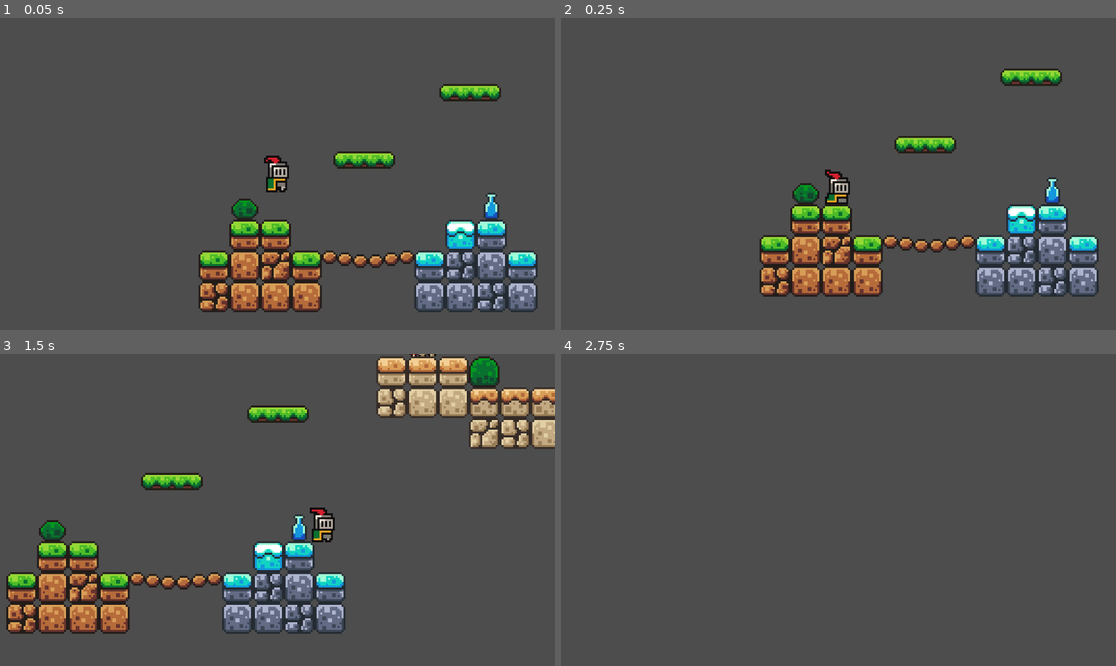
Above: before the commit, frames 1-4 (two rows, left to right).
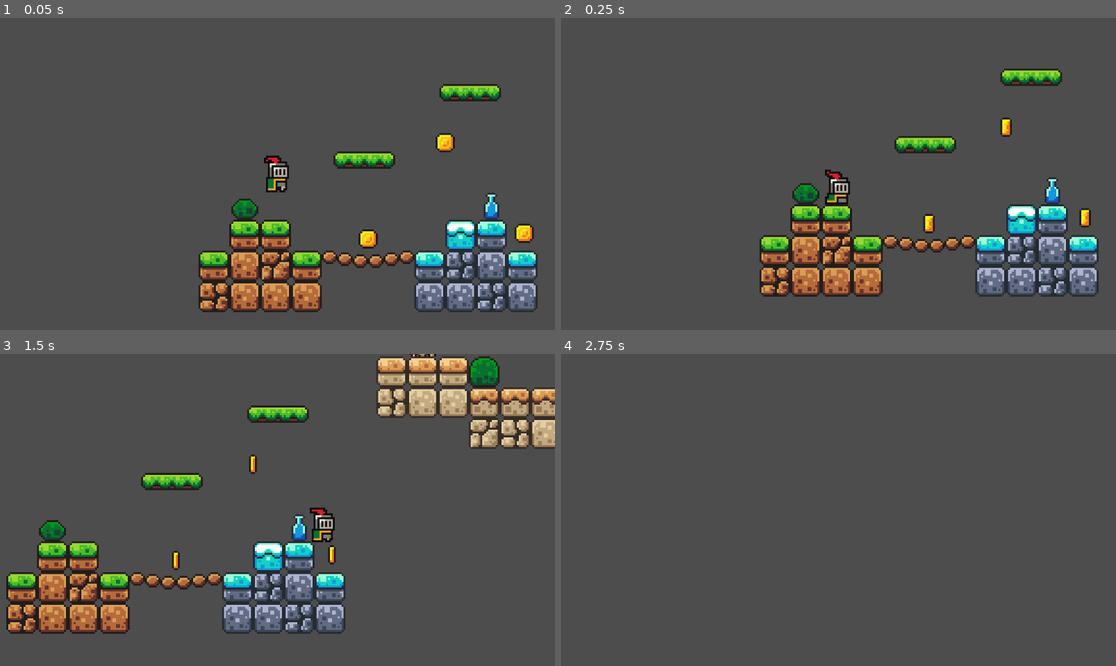
Above: after the commit, the same moments.

Repository: RunninglVlan/FirstGodotGame
Game: Godot game, scene res://scenes/game.tscn
Two runs of this game, one before a commit and one after it. Both use one fixed random seed, a clock stepped at 60 frames per second and the inputs below.
Inputs:
- Up to frame 1 (0.05 s): no input
- Up to frame 2 (0.25 s): no input
- Up to frame 3 (1.5 s): tap Enter (ui_accept) at 0.5, 0.77 s; hold Right (ui_right) from 0.53 s (still down)
- Up to frame 4 (2.75 s): tap Enter (ui_accept) at 1.52 s; release Right (ui_right) at 2.03 s; hold Left (ui_left) from 2.03 s (still down)

The runs differ from the first frame. In frame 1, 0.6% of the frame differs, in the area x 64-97%, y 36-74%; in frame 2, 0.4%; in frame 3, 0.2%; in frame 4, nothing differs.

Commit message:
feat: added collectable coins, they collide only with player
Player is now on physics layer 2

Diff:
--- /dev/null
+++ b/scenes/coin.tscn
@@ -0,0 +1,112 @@
+[gd_scene load_steps=17 format=3 uid="uid://de0e4rsgyofnk"]
+
+[ext_resource type="Script" path="res://scripts/coin.gd" id="1_0867x"]
+[ext_resource type="Texture2D" uid="uid://dk1v8byoldxrp" path="res://assets/sprites/coin.png" id="1_xreua"]
+
+[sub_resource type="AtlasTexture" id="AtlasTexture_sumr3"]
+atlas = ExtResource("1_xreua")
+region = Rect2(0, 0, 16, 16)
+
+[sub_resource type="AtlasTexture" id="AtlasTexture_l4e1x"]
+atlas = ExtResource("1_xreua")
+region = Rect2(16, 0, 16, 16)
+
+[sub_resource type="AtlasTexture" id="AtlasTexture_kcppr"]
+atlas = ExtResource("1_xreua")
+region = Rect2(32, 0, 16, 16)
+
+[sub_resource type="AtlasTexture" id="AtlasTexture_j57vw"]
+atlas = ExtResource("1_xreua")
+region = Rect2(48, 0, 16, 16)
+
+[sub_resource type="AtlasTexture" id="AtlasTexture_fl01w"]
+atlas = ExtResource("1_xreua")
+region = Rect2(64, 0, 16, 16)
+
+[sub_resource type="AtlasTexture" id="AtlasTexture_jen1u"]
+atlas = ExtResource("1_xreua")
+region = Rect2(80, 0, 16, 16)
+
+[sub_resource type="AtlasTexture" id="AtlasTexture_58iur"]
+atlas = ExtResource("1_xreua")
+region = Rect2(96, 0, 16, 16)
+
+[sub_resource type="AtlasTexture" id="AtlasTexture_6e4mw"]
+atlas = ExtResource("1_xreua")
+region = Rect2(112, 0, 16, 16)
+
+[sub_resource type="AtlasTexture" id="AtlasTexture_0f5j1"]
+atlas = ExtResource("1_xreua")
+region = Rect2(128, 0, 16, 16)
+
+[sub_resource type="AtlasTexture" id="AtlasTexture_qujpk"]
+atlas = ExtResource("1_xreua")
+region = Rect2(144, 0, 16, 16)
+
+[sub_resource type="AtlasTexture" id="AtlasTexture_s4mc7"]
+atlas = ExtResource("1_xreua")
+region = Rect2(160, 0, 16, 16)
+
+[sub_resource type="AtlasTexture" id="AtlasTexture_ftu5u"]
+atlas = ExtResource("1_xreua")
+region = Rect2(176, 0, 16, 16)
+
+[sub_resource type="SpriteFrames" id="SpriteFrames_c7ui1"]
+animations = [{
+"frames": [{
+"duration": 1.0,
+"texture": SubResource("AtlasTexture_sumr3")
+}, {
+"duration": 1.0,
+"texture": SubResource("AtlasTexture_l4e1x")
+}, {
+"duration": 1.0,
+"texture": SubResource("AtlasTexture_kcppr")
+}, {
+"duration": 1.0,
+"texture": SubResource("AtlasTexture_j57vw")
+}, {
+"duration": 1.0,
+"texture": SubResource("AtlasTexture_fl01w")
+}, {
+"duration": 1.0,
+"texture": SubResource("AtlasTexture_jen1u")
+}, {
+"duration": 1.0,
+"texture": SubResource("AtlasTexture_58iur")
+}, {
+"duration": 1.0,
+"texture": SubResource("AtlasTexture_6e4mw")
+}, {
+"duration": 1.0,
+"texture": SubResource("AtlasTexture_0f5j1")
+}, {
+"duration": 1.0,
+"texture": SubResource("AtlasTexture_qujpk")
+}, {
+"duration": 1.0,
+"texture": SubResource("AtlasTexture_s4mc7")
+}, {
+"duration": 1.0,
+"texture": SubResource("AtlasTexture_ftu5u")
+}],
+"loop": true,
+"name": &"default",
+"speed": 10.0
+}]
+
+[sub_resource type="CircleShape2D" id="CircleShape2D_ghfuf"]
+radius = 5.0
+
+[node name="Coin" type="Area2D"]
+collision_mask = 2
+script = ExtResource("1_0867x")
+
+[node name="AnimatedSprite2D" type="AnimatedSprite2D" parent="."]
+sprite_frames = SubResource("SpriteFrames_c7ui1")
+autoplay = "default"
+
+[node name="CollisionShape2D" type="CollisionShape2D" parent="."]
+shape = SubResource("CircleShape2D_ghfuf")
+
+[connection signal="body_entered" from="." to="." method="_on_body_entered"]
--- a/scenes/game.tscn
+++ b/scenes/game.tscn
@@ -1,8 +1,9 @@
-[gd_scene load_steps=9 format=3 uid="uid://3d1dkaqawaec"]
+[gd_scene load_steps=10 format=3 uid="uid://3d1dkaqawaec"]
 
 [ext_resource type="PackedScene" uid="uid://cirew3pliylnt" path="res://scenes/player.tscn" id="1_k3k5q"]
 [ext_resource type="Texture2D" uid="uid://em6juw4lp27w" path="res://assets/sprites/world_tileset.png" id="2_ghd6q"]
 [ext_resource type="PackedScene" uid="uid://dwhkaap8goyvb" path="res://scenes/platform.tscn" id="3_wiweb"]
+[ext_resource type="PackedScene" uid="uid://de0e4rsgyofnk" path="res://scenes/coin.tscn" id="4_wthi6"]
 
 [sub_resource type="TileSetAtlasSource" id="TileSetAtlasSource_vlj4x"]
 texture = ExtResource("2_ghd6q")
@@ -475,3 +476,18 @@
 "": SubResource("AnimationLibrary_jucyj")
 }
 autoplay = "move"
+
+[node name="Coin" parent="." instance=ExtResource("4_wthi6")]
+position = Vector2(47, 26)
+
+[node name="Coin2" parent="." instance=ExtResource("4_wthi6")]
+position = Vector2(128, 23)
+
+[node name="Coin3" parent="." instance=ExtResource("4_wthi6")]
+position = Vector2(87, -24)
+
+[node name="Coin4" parent="." instance=ExtResource("4_wthi6")]
+position = Vector2(191, -87)
+
+[node name="Coin5" parent="." instance=ExtResource("4_wthi6")]
+position = Vector2(367, -72)
--- a/scenes/player.tscn
+++ b/scenes/player.tscn
@@ -44,6 +44,7 @@
 
 [node name="Player" type="CharacterBody2D"]
 z_index = 5
+collision_layer = 3
 script = ExtResource("1_5rms8")
 
 [node name="AnimatedSprite2D" type="AnimatedSprite2D" parent="."]
--- /dev/null
+++ b/scripts/coin.gd
@@ -0,0 +1,6 @@
+extends Area2D
+
+
+func _on_body_entered(_body):
+	print("+1")
+	queue_free()
